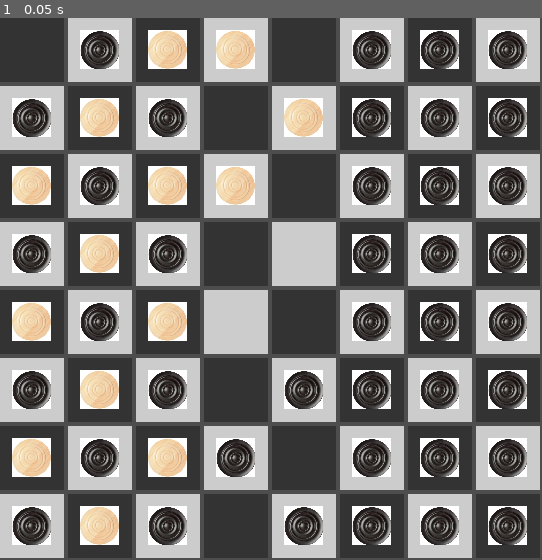
Above: before the commit, frame 1.
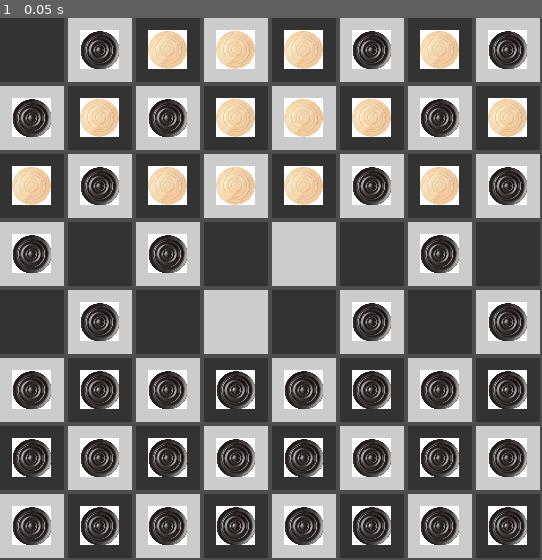
Above: after the commit, the same moment.

Repository: Luca-Milioli/Checkers
Game: Godot game, scene res://scenes/main.tscn
Same seed, same stepped clock (60 frames per second), same inputs: the game is played once before the commit and once after it.
Inputs:
- Up to frame 1 (0.05 s): no input

The runs differ from the first frame. In frame 1, 8.1% of the frame differs, in the area x 2-98%, y 2-98%.

Commit message:
setup board fix

Diff:
--- a/checkers/scripts/game_logic.gd
+++ b/checkers/scripts/game_logic.gd
@@ -12,21 +12,22 @@
 func connect_to_target(receiver):
 	self.update_gui.connect(receiver.update.bind(self.board))
 
+
 func setup_matrix() -> void:
-	_create_matrix(COLUMNS, ROWS)
-	for y in range(COLUMNS):
-		for x in range(ROWS):
+	_create_matrix(ROWS, COLUMNS)
+	for x in range(ROWS):
+		for y in range(COLUMNS):
 			board[x][y] = NO_MAN
 			if (not bool((x + y)%2)):
-				if y < 3:
+				if x < 3:
 					board[x][y] = PLAYER_MAN
-				elif y > 4:
+				elif x > 4:
 					board[x][y] = IA_MAN
 
 func print_board():
 	print("PLAYER: 0\nIA: 1\nVOID: 2\n")
-	for i in range(COLUMNS):
-		print("\nCOLUMNS "+str(i+1)+": ")
+	for i in range(ROWS):
+		print("\nROWS "+str(i+1)+": ")
 		print(board[i])
 
 func _create_matrix(cols, rows):
--- a/checkers/scripts/main.gd
+++ b/checkers/scripts/main.gd
@@ -7,5 +7,5 @@
 	self.logic = GameLogic.new()
 	self.logic.connect_to_target(self.gui)
 	self.logic.setup_matrix()
-	#self.logic.print_board()
+	self.logic.print_board()
 	self.logic.game_start()
